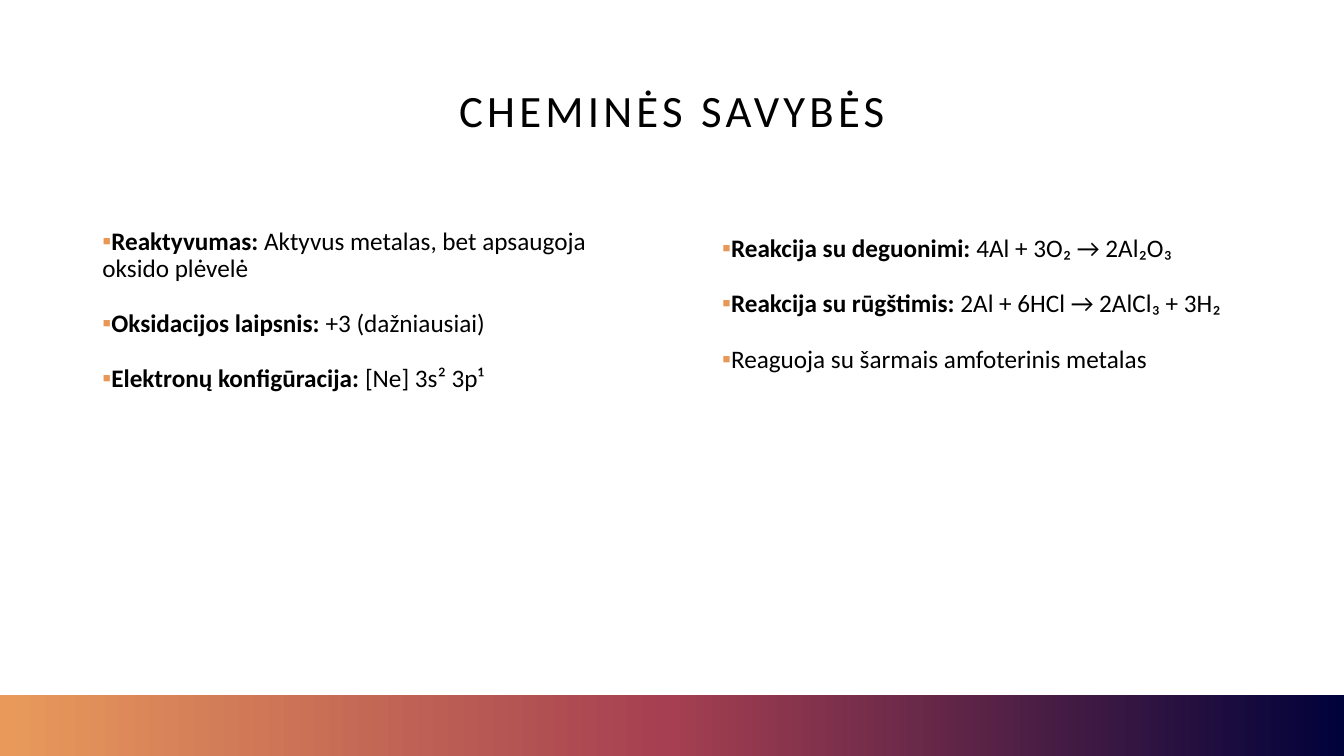
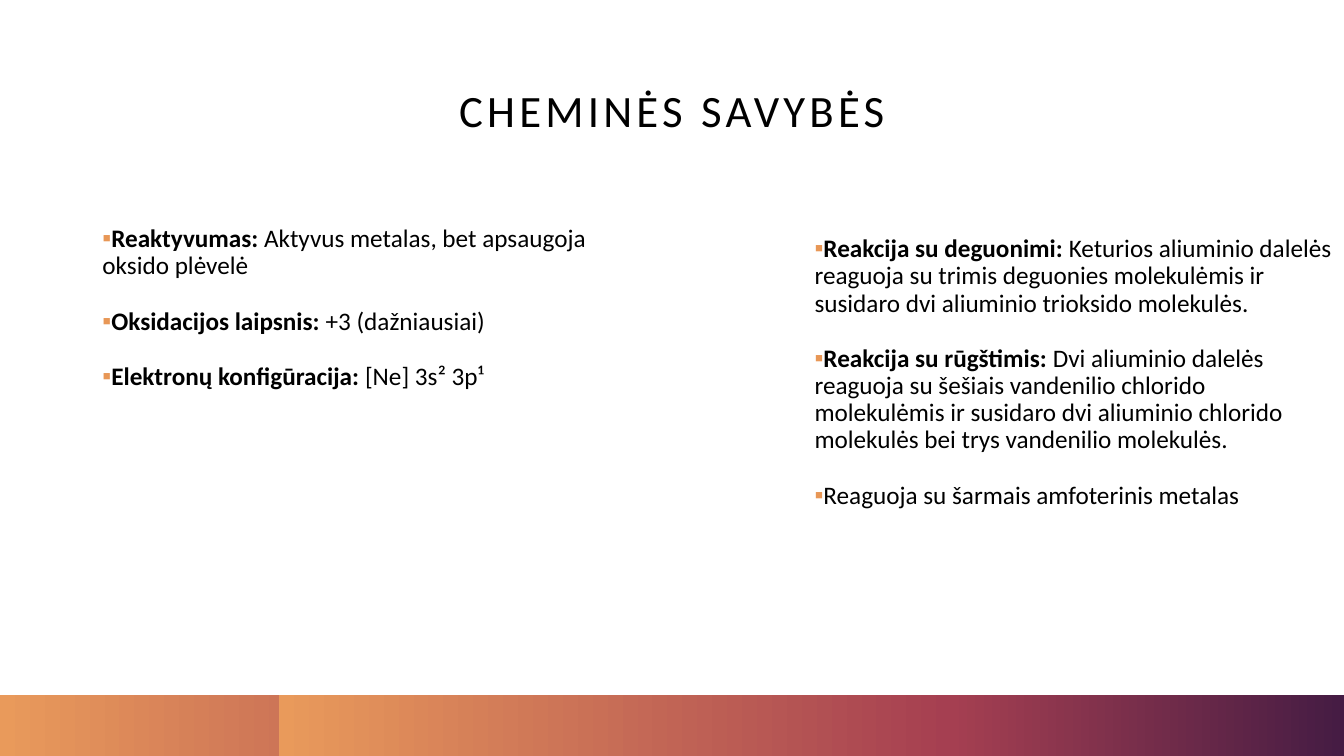
Before and after one commit to Preisonas/Skaidres, a slide deck: slide 4 of Nojus Kybartas aliuminis 2.pptx. Drawn at 1344x756 pixels with LibreOffice and Linux fonts; fonts in the diff are those of the drawing. Boxes give left, top, right and bottom in pixels: in the first picture for what was removed or moved away, otherwise in the second. Text is boxed around its words. In the diff, an @@ line names an element or a change of style, - is before the commit and + after.

```diff
--- a/Nojus Kybartas aliuminis 2.pptx
+++ b/Nojus Kybartas aliuminis 2.pptx
@@ text "Reakcija su deguonimi: Keturios aliuminio ...": place and size @@
-text "Reakcija su deguonimi: Keturios aliuminio ..." at box(731, 239, 1221, 373)
+text "Reakcija su deguonimi: Keturios aliuminio ..." at box(815, 239, 1331, 509)
@@ text at box(815, 239, 1331, 452): text changed; bold off @@
-  ▪ Reakcija su deguonimi: 4Al + 3O₂ → 2Al₂O₃
-  ▪ Reakcija su rūgštimis: 2Al + 6HCl → 2AlCl₃ + 3H₂
+  ▪ Reakcija su deguonimi: Keturios aliuminio dalelės reaguoja su trimis deguonies molekulėmis ir susidaro dvi aliuminio trioksido molekulės.
+  ▪ Reakcija su rūgštimis: Dvi aliuminio dalelės reaguoja su šešiais vandenilio chlorido molekulėmis ir susidaro dvi aliuminio chlorido molekulės bei trys vandenilio molekulės.
@@ rectangle: place and size @@
-rectangle at box(0, 695, 1344, 756)
+rectangle at box(279, 695, 1344, 756)
```
Also in this commit, not shown: 1 other slide changed.
